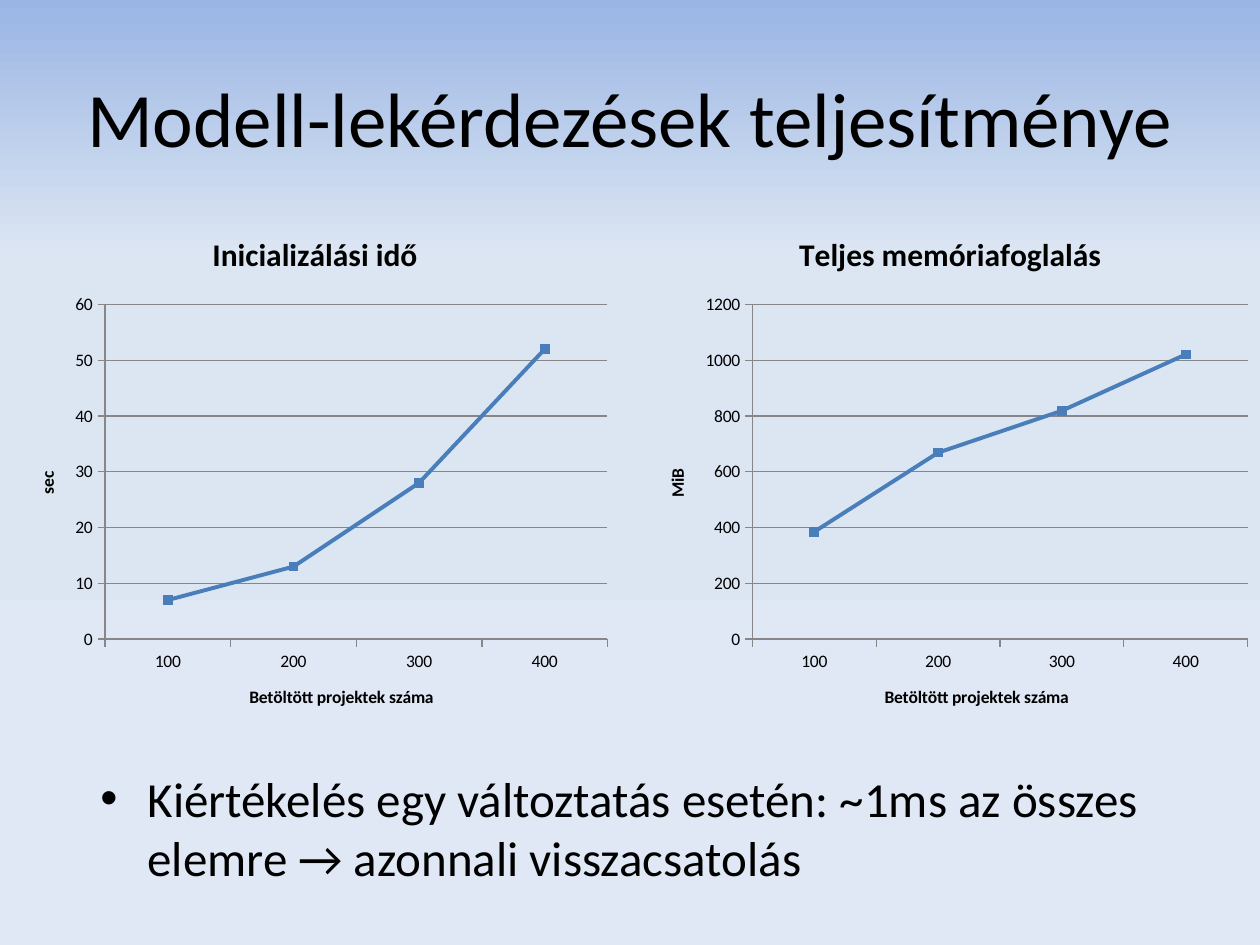
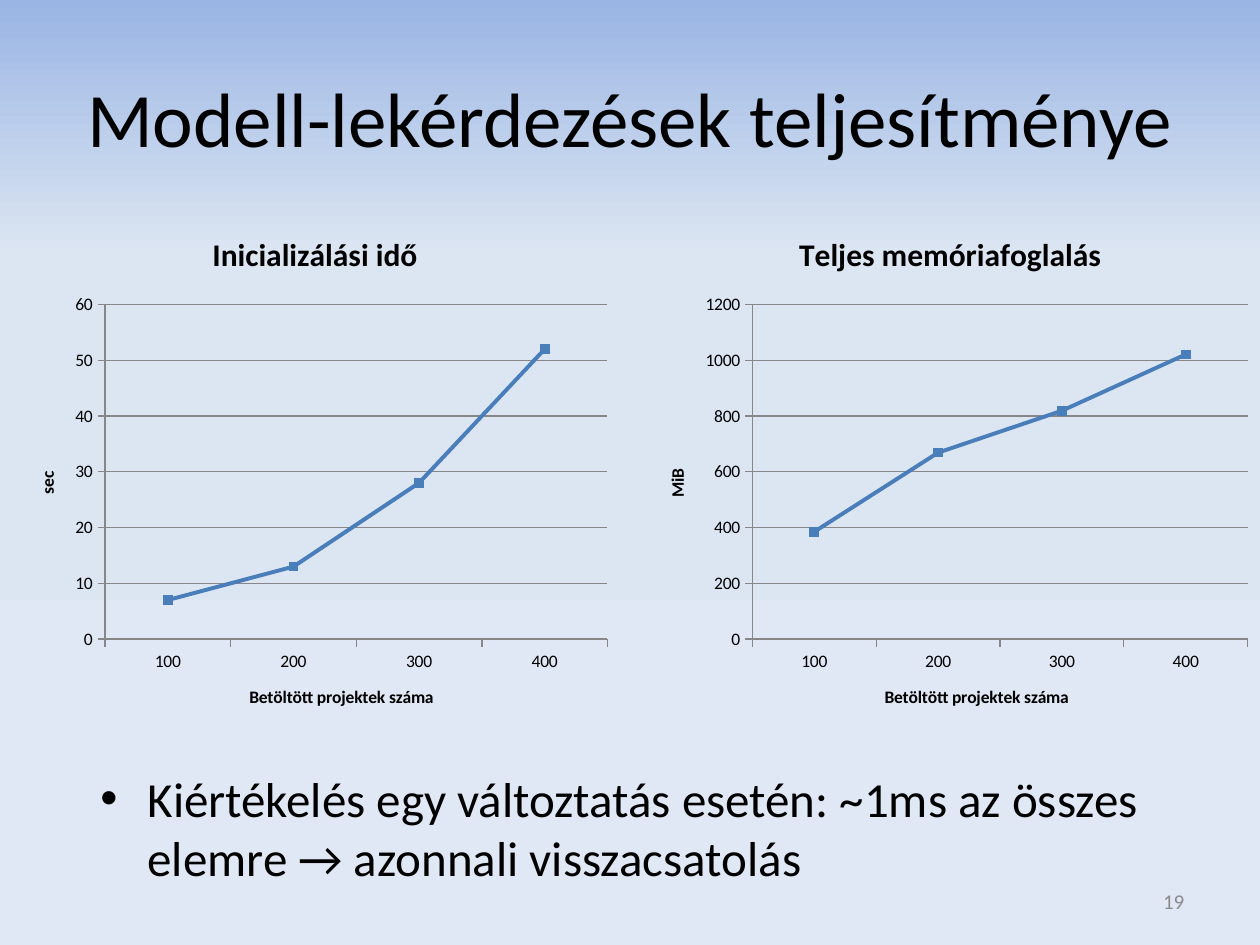
Before and after one commit to donat/incquery-deps, a slide deck: slide 19 of incquery-deps-documentation/presentation/tdk_pres_hu_v2.pptx (slide 18 before the commit). Drawn at 1260x945 pixels with LibreOffice and Linux fonts; fonts in the diff are those of the drawing. Boxes give left, top, right and bottom in pixels: in the first picture for what was removed or moved away, otherwise in the second. Text is boxed around its words. In the diff, an @@ line names an element or a change of style, - is before the commit and + after.

```diff
--- a/incquery-deps-documentation/presentation/tdk_pres_hu_v2.pptx
+++ b/incquery-deps-documentation/presentation/tdk_pres_hu_v2.pptx
@@ page number added at (1163, 895, 1184, 909), 12 pt, text #8C8C8C @@
+19
```
Also in this commit, not shown: 19 other slides changed, 2 slides added, 1 slide removed.
